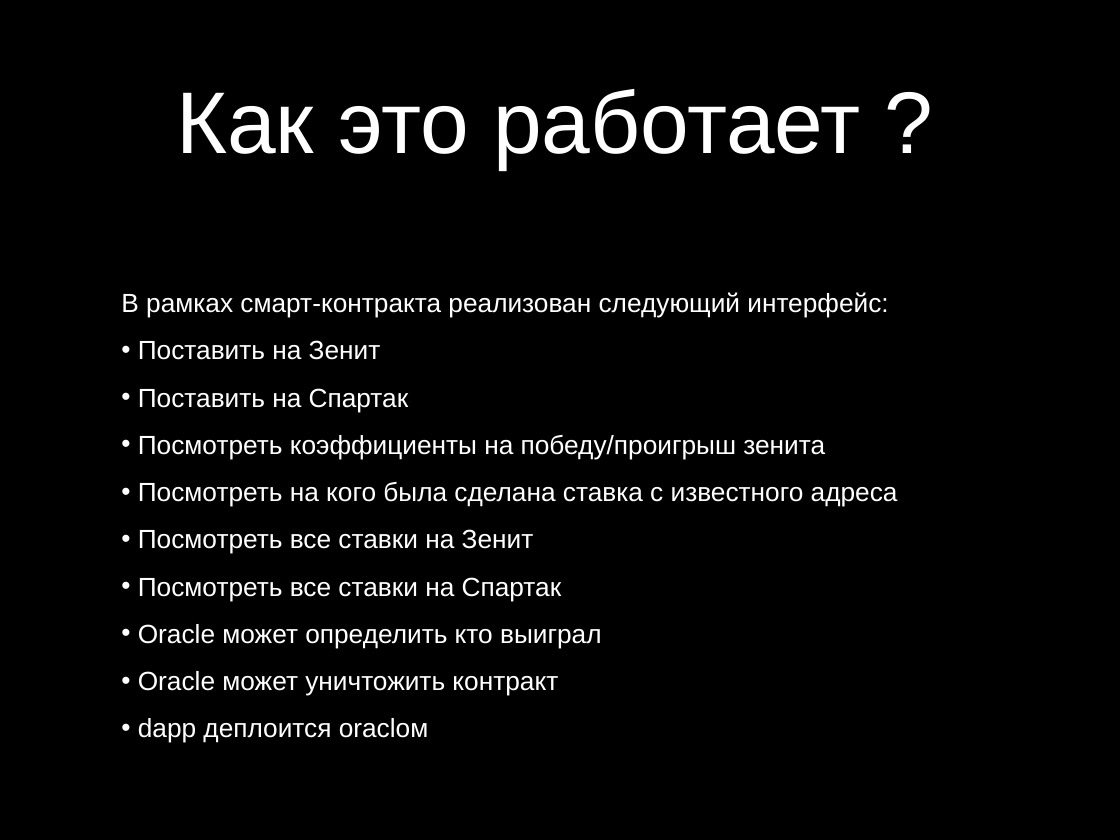
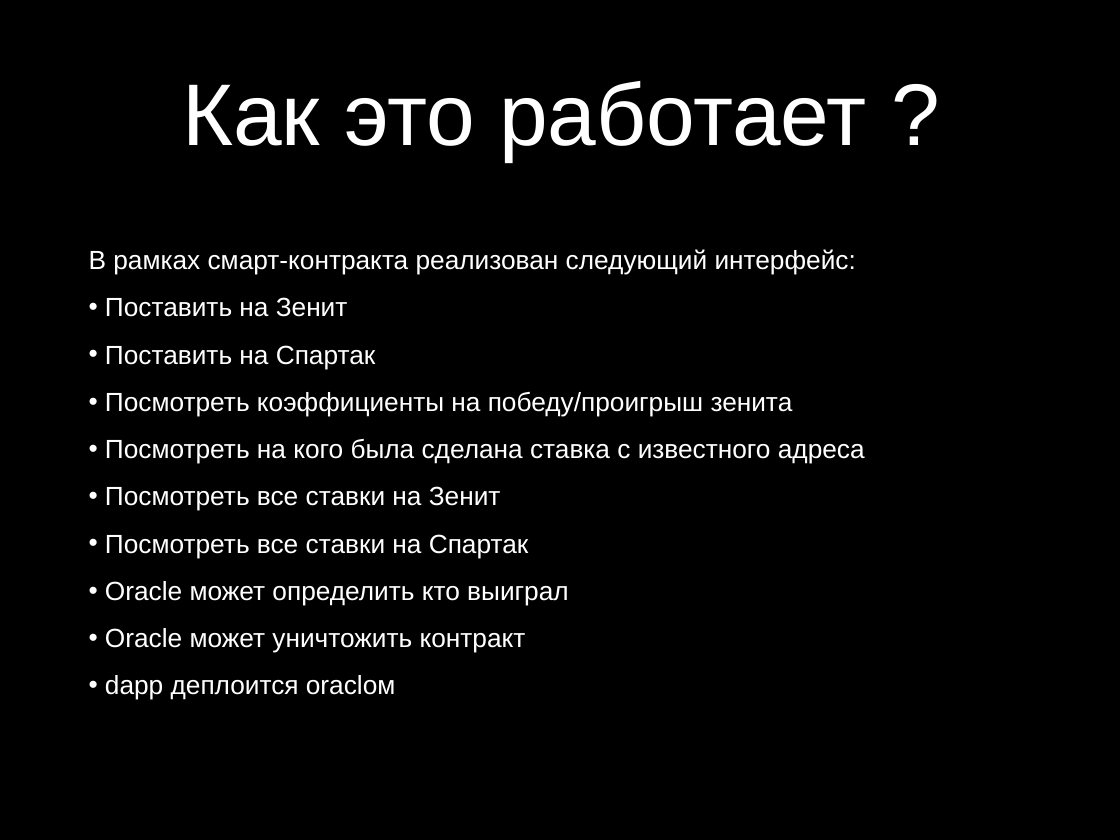
Before and after one commit to padap/hse_smart_contracts, a slide deck: slide 7 of presentation.pptx (slide 6 before the commit). Drawn at 1120x840 pixels with LibreOffice and Linux fonts; fonts in the diff are those of the drawing. Boxes give left, top, right and bottom in pixels: in the first picture for what was removed or moved away, otherwise in the second. Text is boxed around its words. In the diff, an @@ line names an element or a change of style, - is before the commit and + after.

```diff
--- a/presentation.pptx
+++ b/presentation.pptx
@@ title "Как это работает ?": place and size @@
-title "Как это работает ?" at (176,89,861,169)
+title "Как это работает ?" at (182,81,867,161)
@@ subtitle "В рамках смарт-контракта реализован следующий ...": place and size @@
-subtitle "В рамках смарт-контракта реализован следующий ..." at (121,292,898,743)
+subtitle "В рамках смарт-контракта реализован следующий ..." at (89,249,865,700)
```
Also in this commit, not shown: 5 other slides changed, 1 slide added, 1 slide removed, 2 other files.
